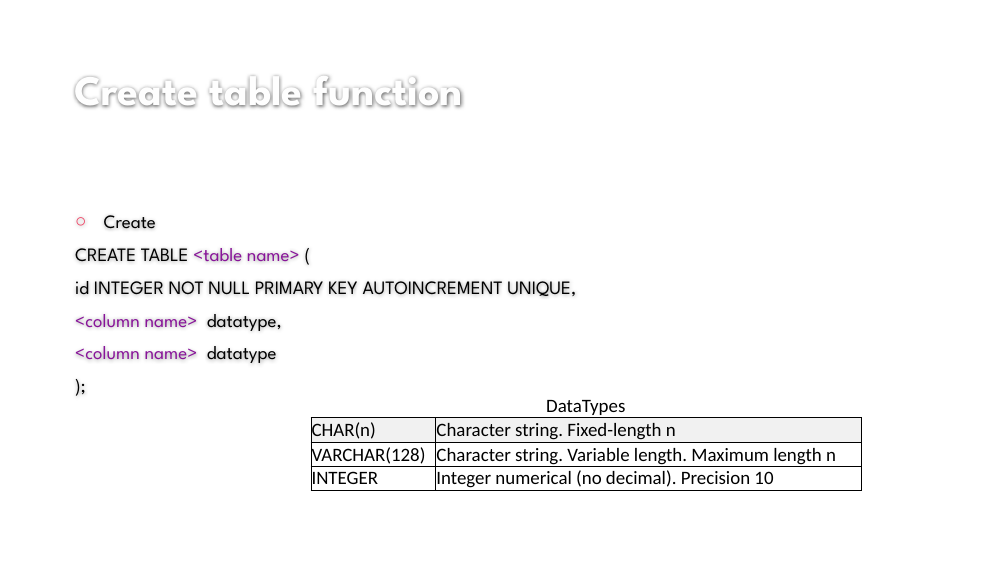
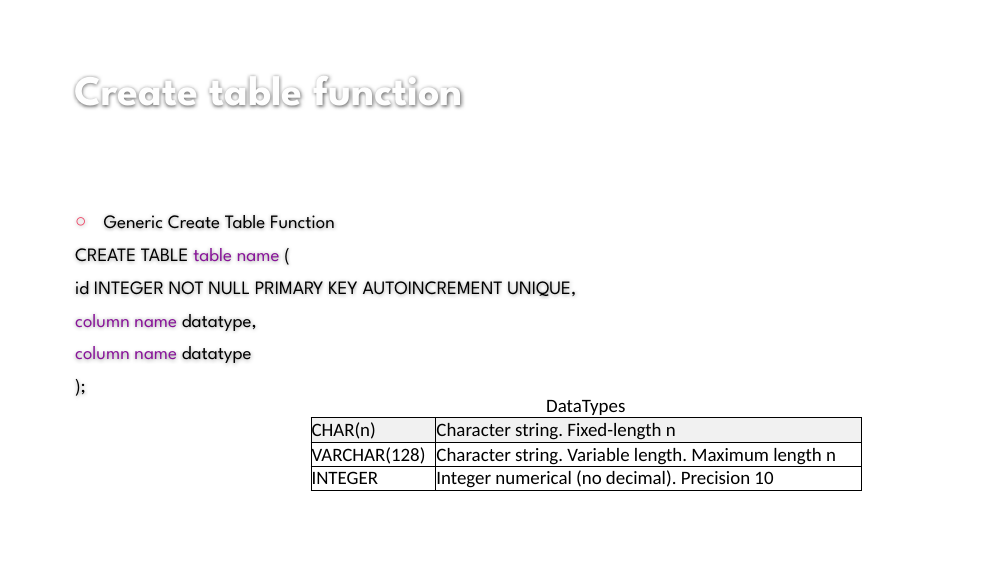
Before and after one commit to mtchem/GDI_Beginning_SQL, a slide deck: slide 15 of Beginning_SQL_pres.pptx (slide 14 before the commit). Drawn at 1008x567 pixels with LibreOffice and Linux fonts; fonts in the diff are those of the drawing; background and template pictures are left out. Boxes give left, top, right and bottom in pixels: in the first picture for what was removed or moved away, otherwise in the second. Text is boxed around its words. In the diff, an @@ line names an element or a change of style, - is before the commit and + after.

```diff
--- a/Beginning_SQL_pres.pptx
+++ b/Beginning_SQL_pres.pptx
@@ text at box(75, 215, 335, 262): text changed @@
-○ Create
-CREATE TABLE <table name> (
+○ Generic Create Table Function
+CREATE TABLE table name (
@@ text at box(75, 314, 257, 363): text changed @@
-<column name> datatype,
-<column name> datatype
+column name datatype,
+column name datatype
```
Also in this commit, not shown: 9 other slides changed, 14 slides added, 7 slides removed, 7 other files.
